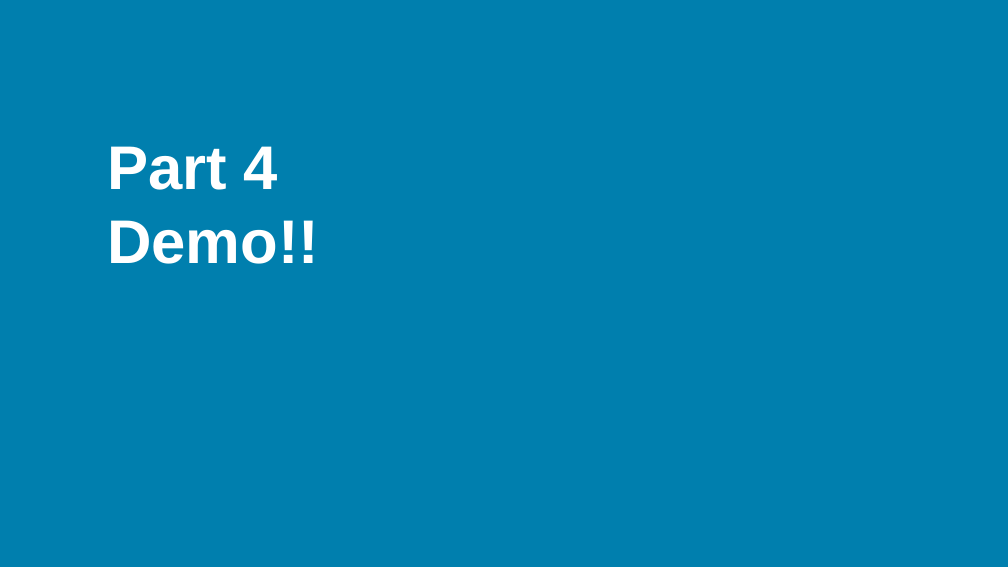
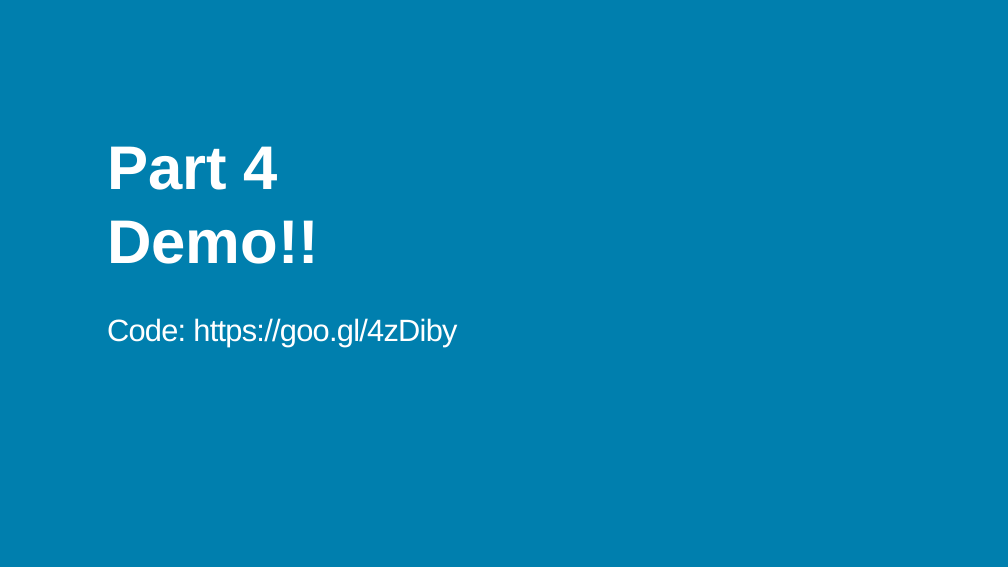
Before and after one commit to nawarhalabi/ranking-svc, a slide deck: slide 14 of presentation.pptx. Drawn at 1008x567 pixels with LibreOffice and Linux fonts; fonts in the diff are those of the drawing. Boxes give left, top, right and bottom in pixels: in the first picture for what was removed or moved away, otherwise in the second. Text is boxed around its words. In the diff, an @@ line names an element or a change of style, - is before the commit and + after.

```diff
--- a/presentation.pptx
+++ b/presentation.pptx
@@ subtitle added at (107, 318, 457, 347), 22 pt, text #FFFFFF @@
+Code: https://goo.gl/4zDiby
```
Also in this commit, not shown: 3 other slides changed.
